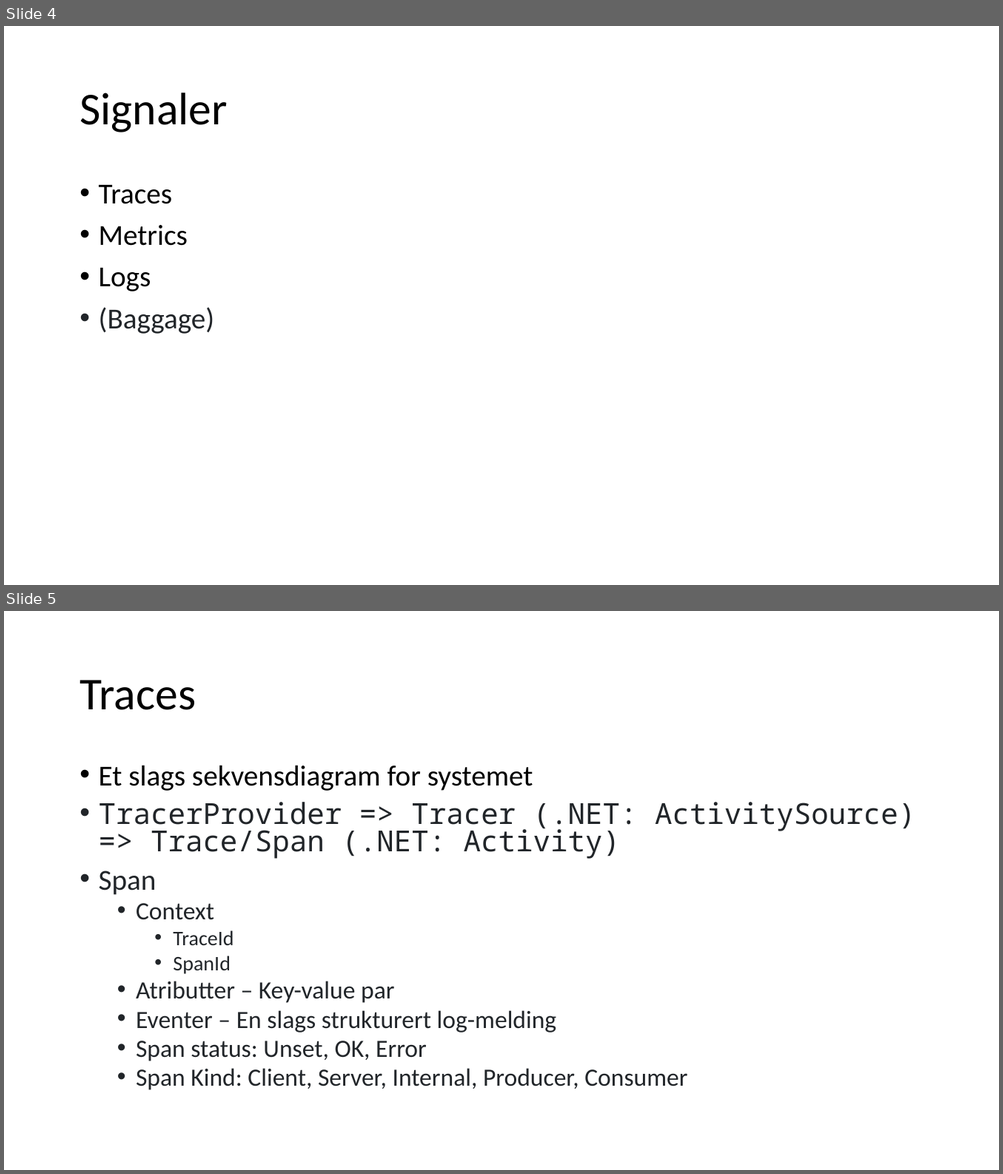
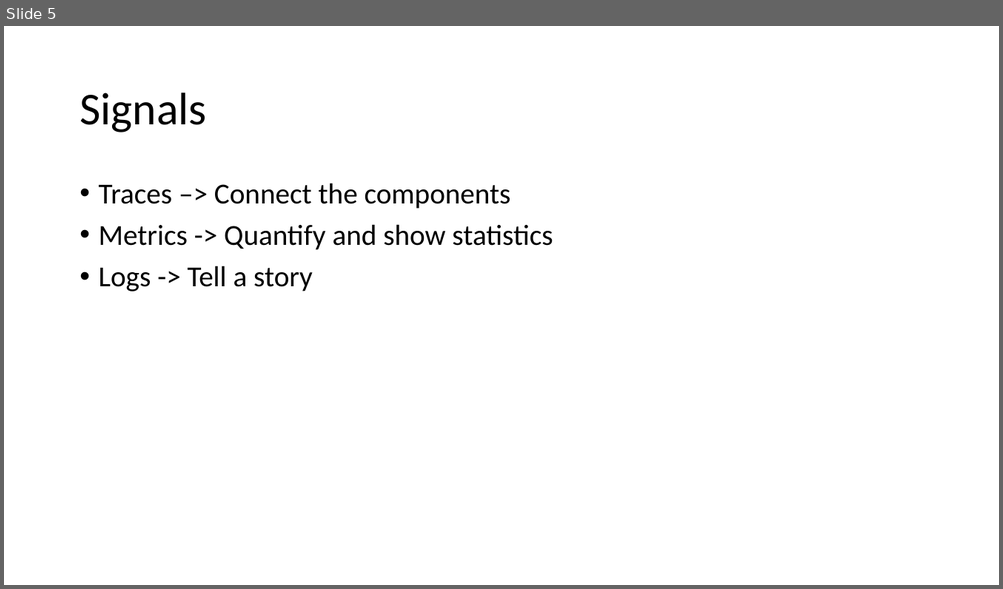
Before and after one commit to rogerhmar/OTEL-NDC-2024, a slide deck: observerbarhet.pptx. Shown one above the other, each under a label of ours: slides 4 and 5 before the commit, slide 5 after it. The pictures are 1003x1174 and 1003x589 pixels, drawn with LibreOffice and Linux fonts; fonts in the diff are those of the drawing. Boxes give left, top, right and bottom in pixels: in the first picture for what was removed or moved away, otherwise in the second. Text is boxed around its words. In the diff, an @@ line names an element or a change of style, - is before the commit and + after.

```diff
--- a/observerbarhet.pptx
+++ b/observerbarhet.pptx
@@ slide 5 removed at [4,611,999,1170], background #FFFFFF @@
@@ title removed at [79,680,196,710] @@
-Traces
@@ text removed at [99,765,915,1091] @@
-• Et slags sekvensdiagram for systemet
-• TracerProvider => Tracer (.NET: ActivitySource) => Trace/Span (.NET: Activity)
-• Span
-  • Context
-    • TraceId
-    • SpanId
-  • Atributter – Key-value par
-  • Eventer – En slags strukturert log-melding
-  • Span status: Unset, OK, Error
-  • Span Kind: Client, Server, Internal, Producer, Consumer
@@ what was slide 4 is now slide 5 @@
@@ slide 5 changed as well @@
@@ title at [79,93,206,133]: text changed @@
-Signaler
+Signals
@@ text at [99,183,552,292]: text changed @@
-• Traces
-• Metrics
-• Logs
-• (Baggage)
+• Traces –> Connect the components
+• Metrics -> Quantify and show statistics
+• Logs -> Tell a story
```
Also in this commit, not shown: 1 other slide changed, 4 slides added, 5 other slides removed, 17 other files.
